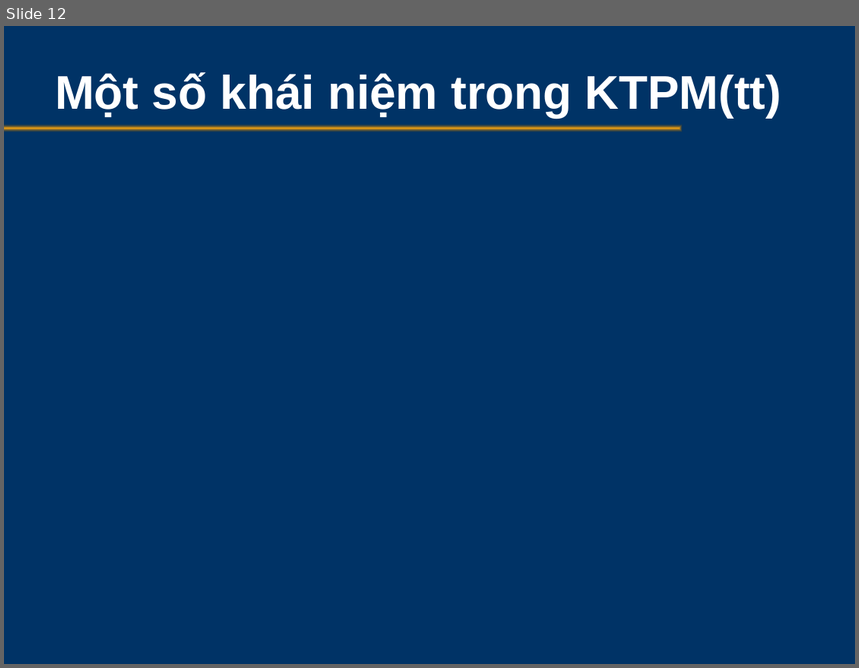
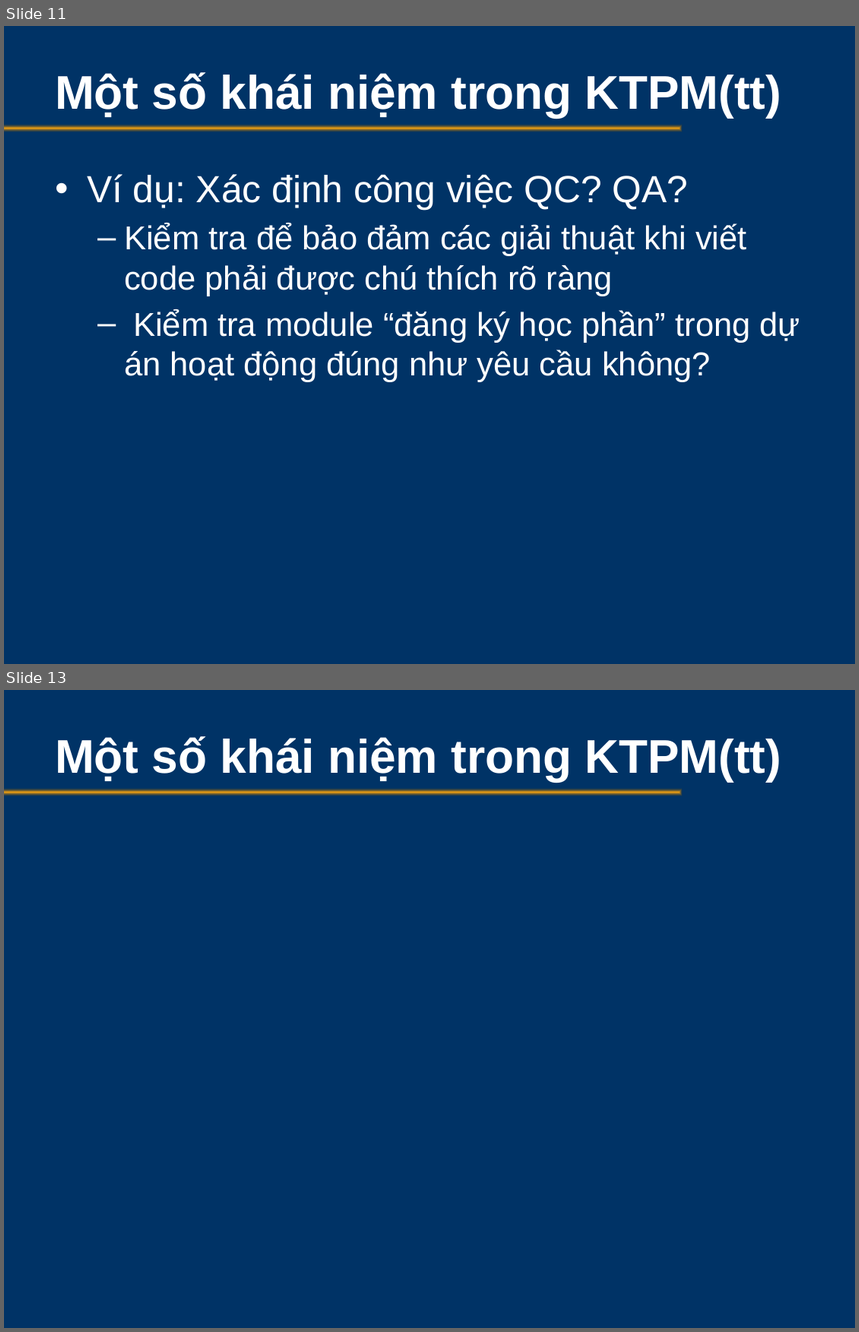
Before and after one commit to testervn/ka-caohoc, a slide deck: QA-QC/SoftwareTesting.pptx. Shown one above the other, each under a label of ours: slide 12 before the commit, slides 11 and 13 after it; the slides between them are not shown. The pictures are 859x668 and 859x1332 pixels, drawn with LibreOffice and Linux fonts; fonts in the diff are those of the drawing; background and template pictures are left out. Boxes give left, top, right and bottom in pixels: in the first picture for what was removed or moved away, otherwise in the second. Text is boxed around its words. In the diff, an @@ line names an element or a change of style, - is before the commit and + after.

```diff
--- a/QA-QC/SoftwareTesting.pptx
+++ b/QA-QC/SoftwareTesting.pptx
@@ slide 11 added at <box>4,26,855,664</box>, background picture (left out); not listed: 1 template element that a slide beside it also shows @@
@@ title added at <box>55,72,781,118</box>, 40 pt, text #FFFFFF, bold @@
+Một số khái niệm trong KTPM(tt)
@@ text added at <box>87,174,800,382</box>, 28 pt, text #FFFFFF @@
+• Ví dụ: Xác định công việc QC? QA?
+  – Kiểm tra để bảo đảm các giải thuật khi viết code phải được chú thích rõ ràng
+  – Kiểm tra module “đăng ký học phần” trong dự án hoạt động đúng như yêu cầu không?
@@ what was slide 12 is now slide 13 @@
```
Also in this commit, not shown: 4 slides changed, 1 other slide added, 1 slide removed.
